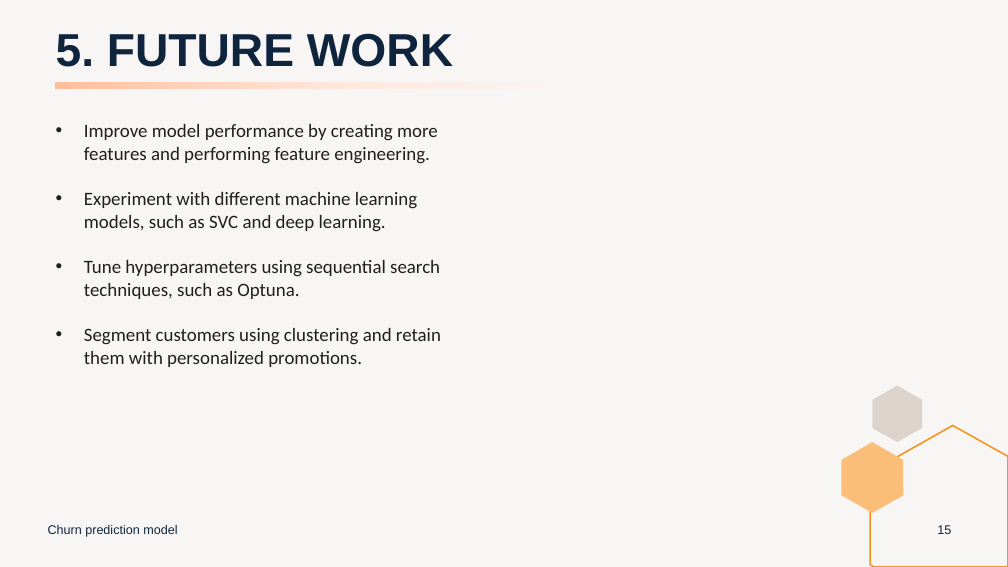
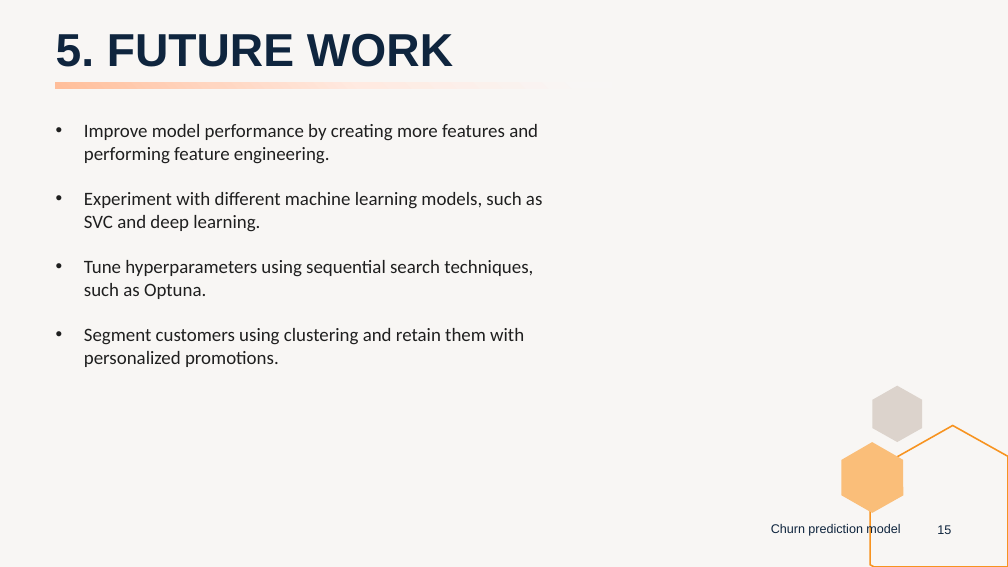
Before and after one commit to peerapat-t/telco_churn_prediction_model, a slide deck: slide 15 of Telco churn prediction model presentation.pptx. Drawn at 1008x567 pixels with LibreOffice and Linux fonts; fonts in the diff are those of the drawing. Boxes give left, top, right and bottom in pixels: in the first picture for what was removed or moved away, otherwise in the second. Text is boxed around its words. In the diff, an @@ line names an element or a change of style, - is before the commit and + after.

```diff
--- a/Telco churn prediction model presentation.pptx
+++ b/Telco churn prediction model presentation.pptx
@@ text "Improve model performance by creating ..." rewrapped from bbox=[84, 124, 441, 367] to bbox=[84, 124, 542, 367] @@
@@ text "Churn prediction model": place and size @@
-text "Churn prediction model" at bbox=[48, 525, 177, 537]
+text "Churn prediction model" at bbox=[771, 523, 900, 536]
@@ text "Churn prediction model" at bbox=[771, 523, 900, 536]: more space between paragraphs; vertical alignment middle to top @@
```
Also in this commit, not shown: 17 other slides changed, 2 other files.
